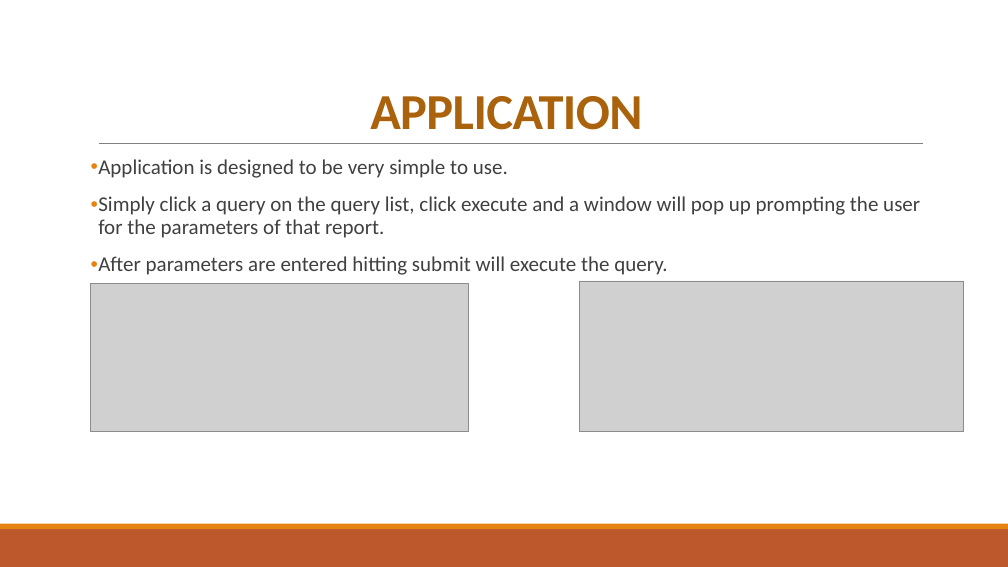
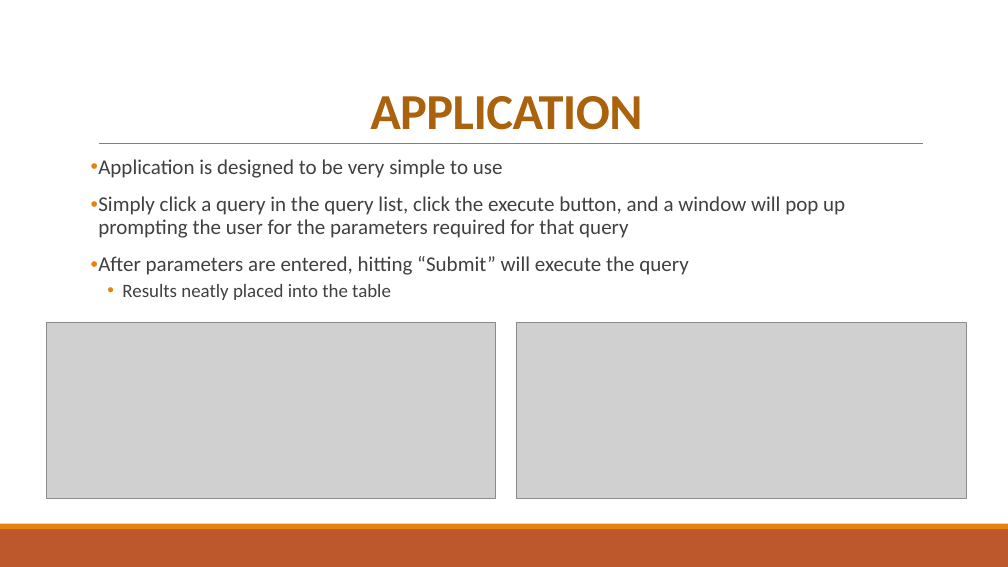
Before and after one commit to dellathefella/COSC457Project, a slide deck: slide 10 of Documentation/BCCC Presentation.pptx. Drawn at 1008x567 pixels with LibreOffice and Linux fonts; fonts in the diff are those of the drawing; grey boxes stand for pictures. Boxes give left, top, right and bottom in pixels: in the first picture for what was removed or moved away, otherwise in the second. Text is boxed around its words. In the diff, an @@ line names an element or a change of style, - is before the commit and + after.

```diff
--- a/Documentation/BCCC Presentation.pptx
+++ b/Documentation/BCCC Presentation.pptx
@@ text at <box>98,159,845,300</box>: text changed @@
-• Application is designed to be very simple to use.
-• Simply click a query on the query list, click execute and a window will pop up prompting the user for the parameters of that report.
-• After parameters are entered hitting submit will execute the query.
+• Application is designed to be very simple to use
+• Simply click a query in the query list, click the execute button, and a window will pop up prompting the user for the parameters required for that query
+• After parameters are entered, hitting “Submit” will execute the query
+  • Results neatly placed into the table
@@ picture: place and size @@
-picture at <box>91,284,468,432</box>
+picture at <box>46,322,496,498</box>
@@ picture: place and size @@
-picture at <box>580,281,964,432</box>
+picture at <box>517,322,967,498</box>
```
Also in this commit, not shown: 8 other slides changed, 2 slides added, 2 slides removed, 4 other files.
